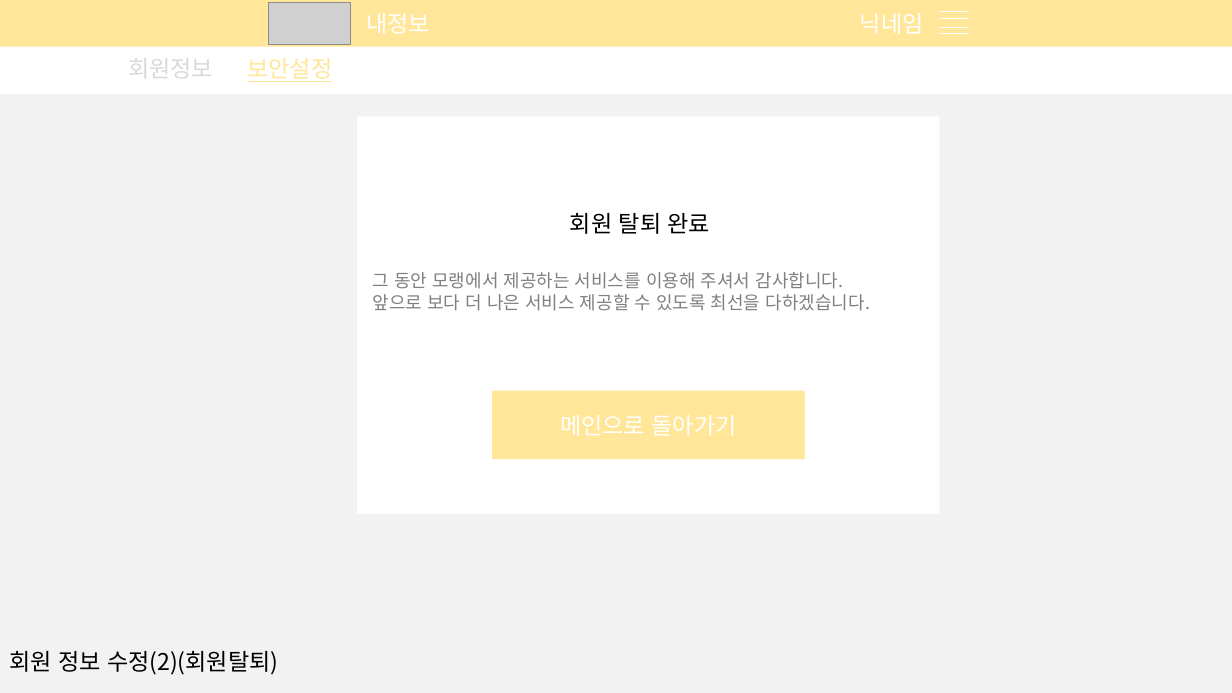
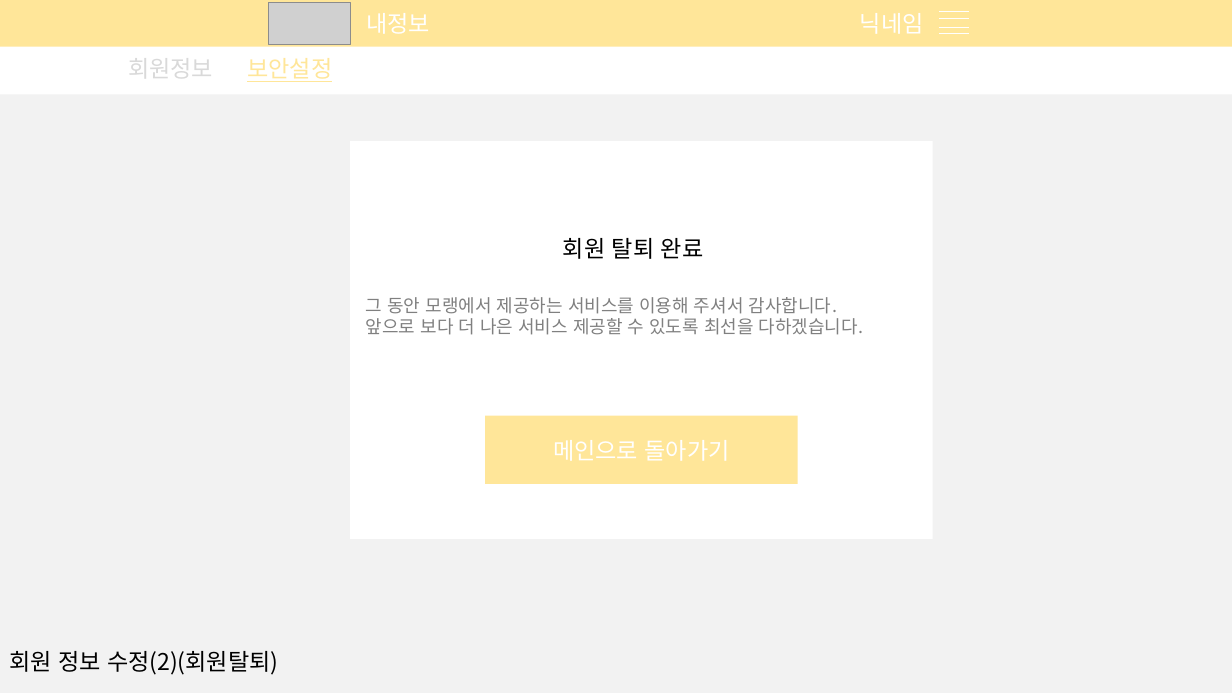
Before and after one commit to What-The-Pork/meeting-log, a slide deck: slide 15 of image/login/회원관리페이지.pptx. Drawn at 1232x693 pixels with LibreOffice and Linux fonts; fonts in the diff are those of the drawing; grey boxes stand for pictures. Boxes give left, top, right and bottom in pixels: in the first picture for what was removed or moved away, otherwise in the second. Text is boxed around its words. In the diff, an @@ line names an element or a change of style, - is before the commit and + after.

Commit message:
회원관련 프로토타입

```diff
--- a/image/login/회원관리페이지.pptx
+++ b/image/login/회원관리페이지.pptx
@@ 2 texts, 1 rectangle: place and size @@
-2 texts, 1 rectangle at [357, 116, 939, 514]
+2 texts, 1 rectangle at [350, 141, 933, 539]
@@ rectangle: place and size @@
-rectangle at [493, 391, 805, 459]
+rectangle at [485, 416, 798, 484]
```
Also in this commit, not shown: 6 other slides changed, 7 slides added.
